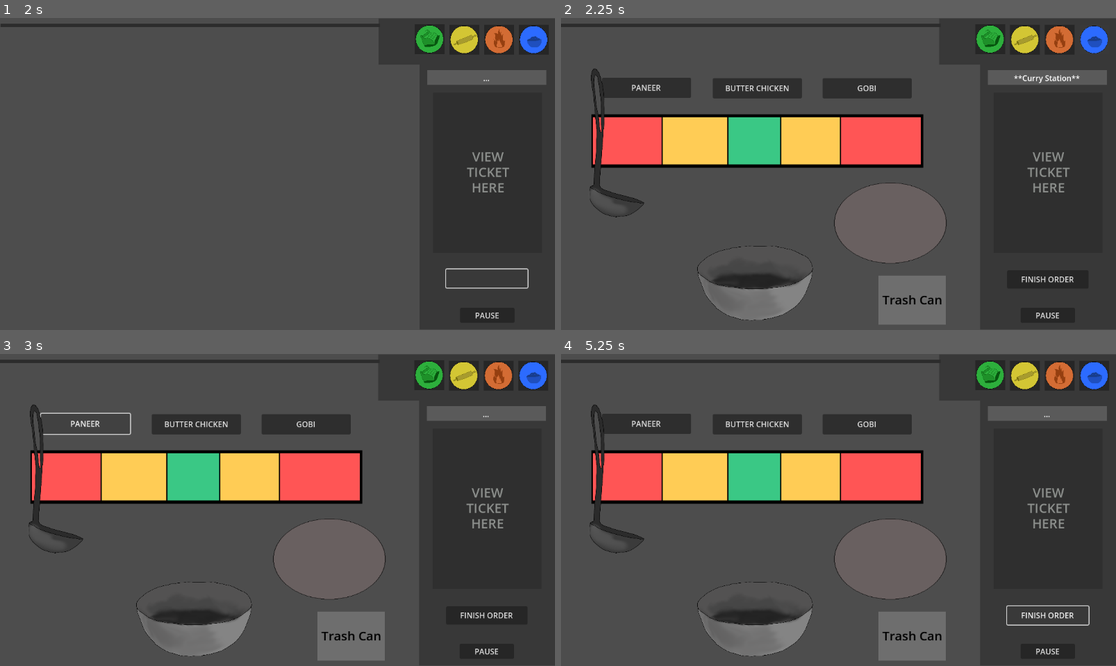
Above: before the commit, frames 1-4 (two rows, left to right).
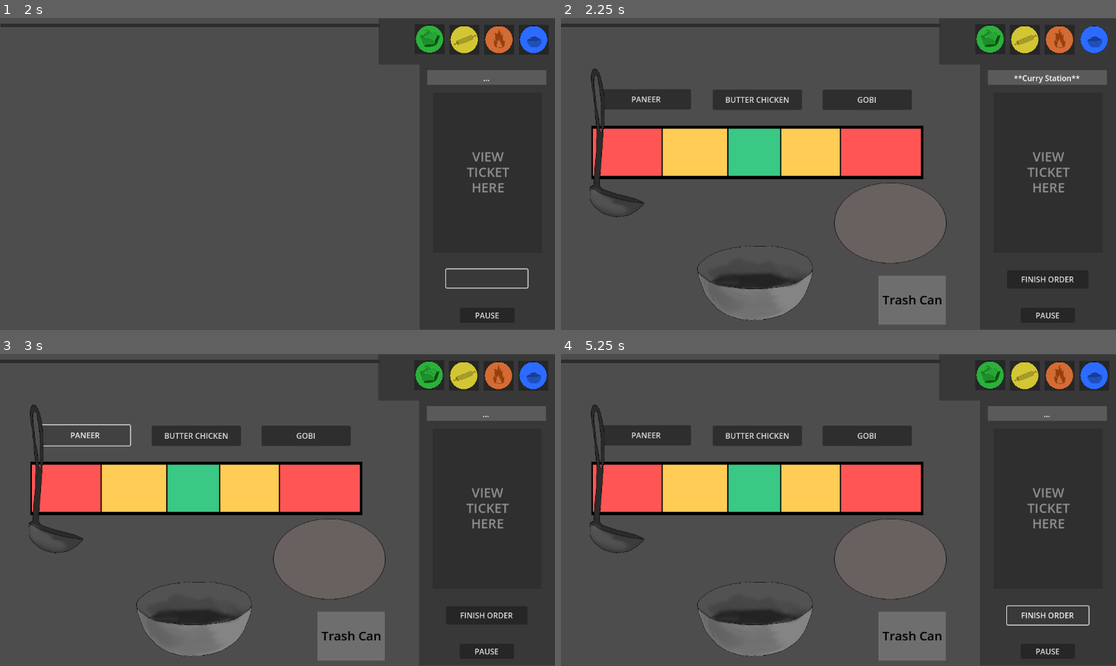
Above: after the commit, the same moments.

Repository: trishadar/PapasRotiria
Game: Godot game, scene res://main.tscn
The game is run twice, just before and just after one commit, with the same random seed, the same clock (stepped at 60 frames per second) and the same inputs.
Inputs (mouse positions are in pixels of both pictures, inside the frame that each line leads up to):
- Up to frame 1 (2 s): click "START GAME" at 0.5 s; click (488, 276) at 1.25 s
- Up to frame 2 (2.25 s): click (1093, 39) at 2 s
- Up to frame 3 (3 s): click "PANEER" at 2.75 s
- Up to frame 4 (5.25 s): click "BUTTER CHICKEN" at 3.5 s; click "GOBI" at 4.25 s; click "FINISH ORDER" at 5 s

Frame 1 is identical in both runs. In frame 2, 9.2% of the frame differs, in the area x 5-66%, y 19-52%; in frame 3, 8.4%; in frame 4, 9.2%.

Commit message:
Update curry.tscn

Diff:
--- a/project/curry.tscn
+++ b/project/curry.tscn
@@ -158,23 +158,23 @@
 
 [node name="paneerButton" type="Button" parent="."]
 offset_left = 85.0
-offset_top = 123.0
+offset_top = 147.0
 offset_right = 270.0
-offset_bottom = 165.0
+offset_bottom = 189.0
 text = "PANEER"
 
 [node name="butterChickenButton" type="Button" parent="."]
 offset_left = 315.0
-offset_top = 124.0
+offset_top = 148.0
 offset_right = 500.0
-offset_bottom = 166.0
+offset_bottom = 190.0
 text = "BUTTER CHICKEN"
 
 [node name="gobiButton" type="Button" parent="."]
 offset_left = 543.0
-offset_top = 124.0
+offset_top = 148.0
 offset_right = 728.0
-offset_bottom = 166.0
+offset_bottom = 190.0
 text = "GOBI"
 
 [node name="finishOrderButton" type="Button" parent="."]
@@ -190,27 +190,27 @@
 [node name="green" type="Area2D" parent="."]
 
 [node name="greenCollision" type="CollisionShape2D" parent="green"]
-position = Vector2(401.5, 254.5)
+position = Vector2(401.5, 278.5)
 shape = SubResource("RectangleShape2D_tessa")
 
 [node name="red" type="Area2D" parent="."]
 
 [node name="redCollision" type="CollisionShape2D" parent="red"]
-position = Vector2(664.5, 254.5)
+position = Vector2(664.5, 278.5)
 shape = SubResource("RectangleShape2D_0pmta")
 
 [node name="redCollision2" type="CollisionShape2D" parent="red"]
-position = Vector2(138, 254.5)
+position = Vector2(138, 278.5)
 shape = SubResource("RectangleShape2D_r3f12")
 
 [node name="yellow" type="Area2D" parent="."]
 
 [node name="yellowCollision" type="CollisionShape2D" parent="yellow"]
-position = Vector2(278, 254.5)
+position = Vector2(278, 278.5)
 shape = SubResource("RectangleShape2D_5hcq3")
 
 [node name="yellowCollision2" type="CollisionShape2D" parent="yellow"]
-position = Vector2(518.5, 254.5)
+position = Vector2(518.5, 278.5)
 shape = SubResource("RectangleShape2D_4he2u")
 
 [node name="ladle" type="CharacterBody2D" parent="."]
@@ -220,7 +220,7 @@
 [node name="AnimatedSprite2D" type="AnimatedSprite2D" parent="ladle"]
 
 [node name="ladleCollision" type="CollisionShape2D" parent="ladle"]
-position = Vector2(78, 295)
+position = Vector2(78, 319)
 shape = SubResource("CapsuleShape2D_bu7om")
 
 [node name="Sprite2D" type="Sprite2D" parent="ladle"]
@@ -244,7 +244,7 @@
 }
 
 [node name="spectrum" type="Sprite2D" parent="."]
-position = Vector2(406.5, 254)
+position = Vector2(406.5, 278)
 scale = Vector2(0.52144, 0.211663)
 texture = ExtResource("3_bu7om")
 
@@ -261,7 +261,7 @@
 [node name="spectrumBack" type="Sprite2D" parent="."]
 modulate = Color(0, 0, 0, 1)
 z_index = -11
-position = Vector2(407.5, 254.5)
+position = Vector2(407.5, 278.5)
 scale = Vector2(689, 111)
 texture = SubResource("CanvasTexture_5hcq3")
 
